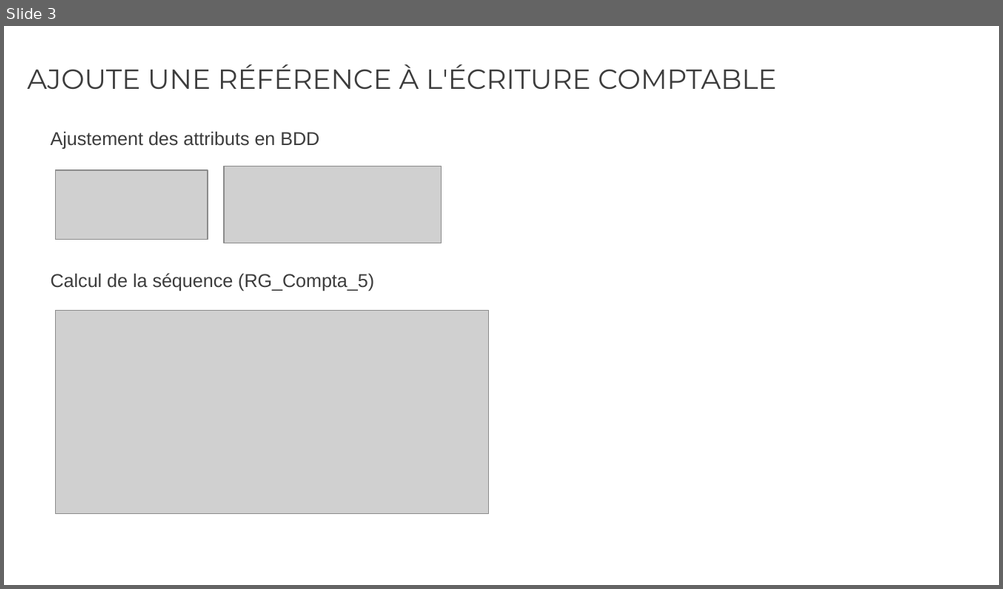
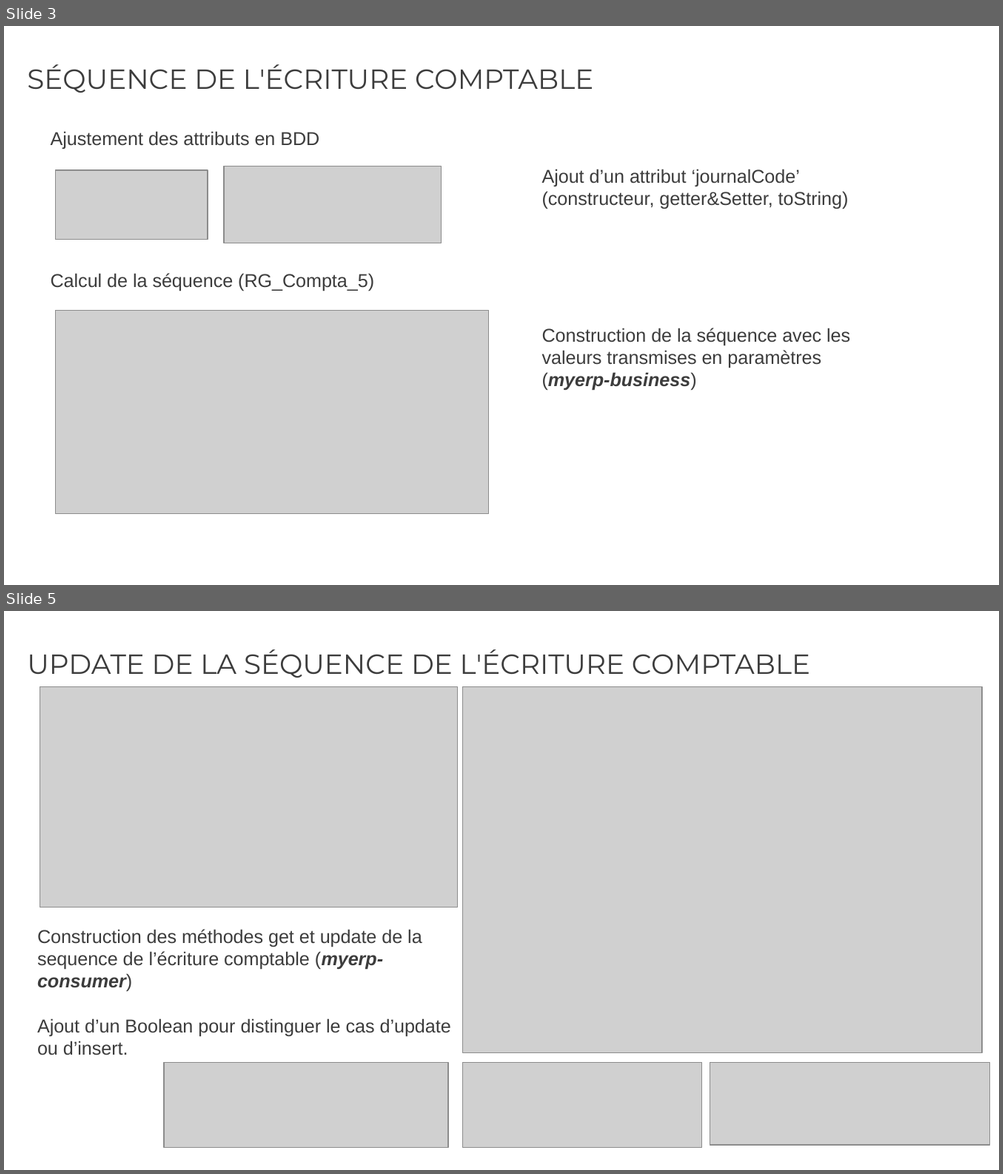
Before and after one commit to rvallet/ocp9-projetB4, a slide deck: doc/Présentation_OCP9_projetB4.pptx. Shown one above the other, each under a label of ours: slide 3 before the commit, slides 3 and 5 after it; the slides between them are not shown. The pictures are 1003x589 and 1003x1174 pixels, drawn with LibreOffice and Linux fonts; fonts in the diff are those of the drawing; grey boxes stand for pictures. Boxes give left, top, right and bottom in pixels: in the first picture for what was removed or moved away, otherwise in the second. Text is boxed around its words. In the diff, an @@ line names an element or a change of style, - is before the commit and + after.

```diff
--- a/doc/Présentation_OCP9_projetB4.pptx
+++ b/doc/Présentation_OCP9_projetB4.pptx
@@ slide 5 added at [4, 611, 999, 1170], background #FFFFFF @@
@@ title added at [27, 649, 810, 678], 20 pt, text #3C3C3C @@
+UPDATE DE LA SÉQUENCE DE L'ÉCRITURE COMPTABLE
@@ picture added at [40, 686, 457, 908] @@
@@ picture added at [463, 686, 982, 1053] @@
@@ text added at [37, 929, 451, 1056], 13.5 pt, text #3C3C3C @@
+Construction des méthodes get et update de la sequence de l’écriture comptable (myerp-consumer)
+Ajout d’un Boolean pour distinguer le cas d’update ou d’insert.
@@ picture added at [164, 1062, 449, 1148] @@
@@ picture added at [463, 1062, 702, 1148] @@
@@ picture added at [709, 1062, 990, 1145] @@
@@ slide 3 changed as well @@
@@ title at [27, 64, 593, 93]: text changed @@
-AJOUTE UNE RÉFÉRENCE À L'ÉCRITURE COMPTABLE
+SÉQUENCE DE L'ÉCRITURE COMPTABLE
@@ text added at [542, 169, 848, 209], 13.5 pt, text #3C3C3C @@
+Ajout d’un attribut ‘journalCode’ (constructeur, getter&Setter, toString)
@@ text added at [542, 328, 850, 391], 13.5 pt, text #3C3C3C @@
+Construction de la séquence avec les valeurs transmises en paramètres
+(myerp-business)
```
Also in this commit, not shown: 2 other slides changed, 5 other slides added, 2 slides removed, 3 other files.
